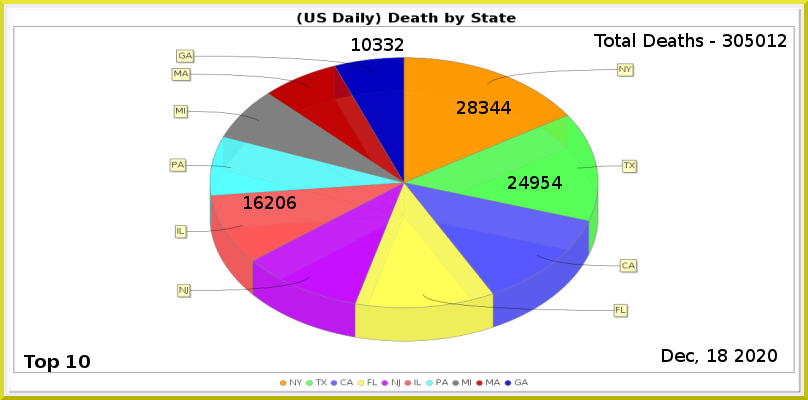
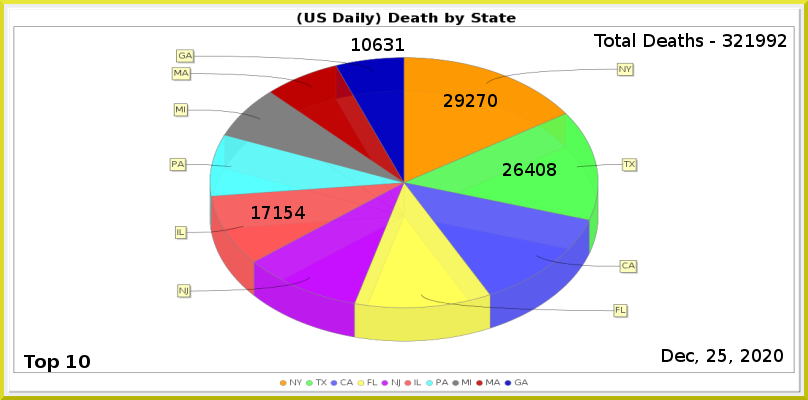
Layered file, before and after one edit (w=808, h=400). Changes by layer:
painted on "Least" over [373, 38, 404, 51]
painted on "6" over [244, 196, 305, 219]
painted on "2" over [503, 163, 562, 189]
painted on "1" over [444, 94, 511, 114]
renamed "Total Deaths - 305012" to "Total Deaths - 321992", painted on it over [734, 34, 776, 47]
painted on "Current Date" over [707, 349, 783, 364]
painted on "Death_by_State.png" over [169, 49, 638, 342]
